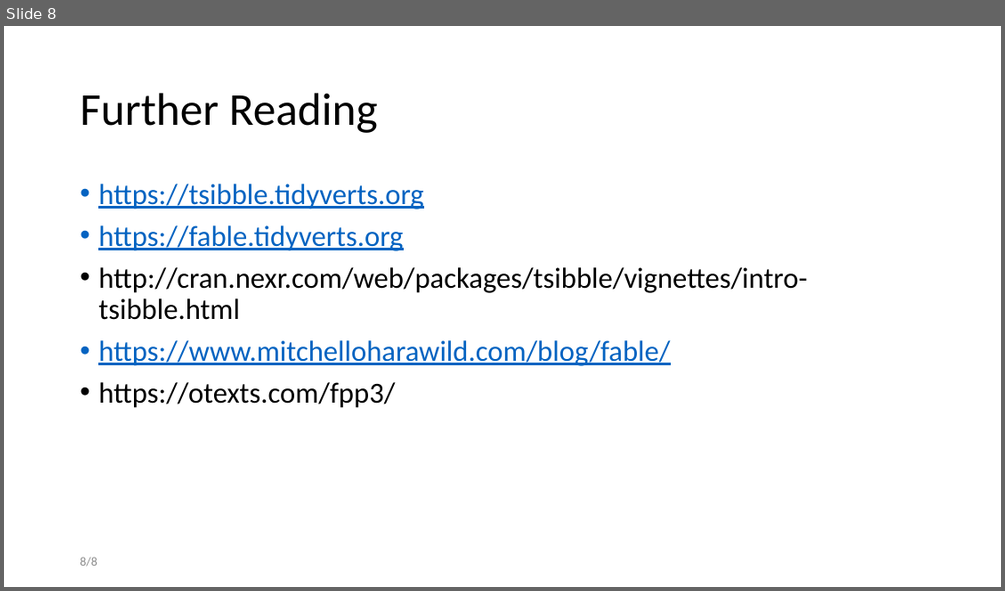
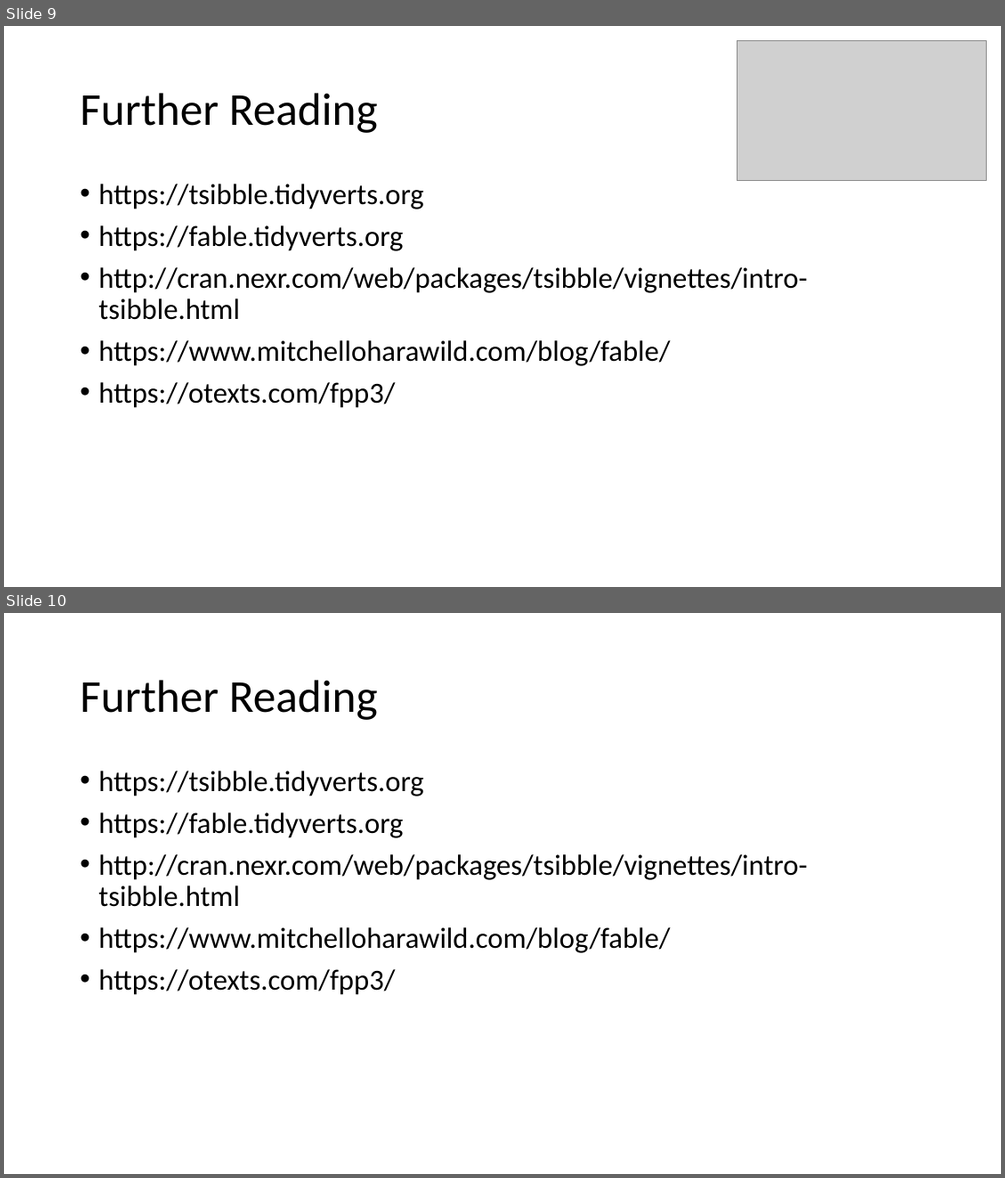
Before and after one commit to intro-to-data-science-22-workshop/-14-temporal-data-with-tsibble-and-fable-Samson-Krafft, a slide deck: tsibble and fable.pptx. Shown one above the other, each under a label of ours: slide 8 before the commit, slides 9 and 10 after it. The pictures are 1005x591 and 1005x1178 pixels, drawn with LibreOffice and Linux fonts; fonts in the diff are those of the drawing; grey boxes stand for pictures; background and template pictures are left out. Boxes give left, top, right and bottom in pixels: in the first picture for what was removed or moved away, otherwise in the second. Text is boxed around its words. In the diff, an @@ line names an element or a change of style, - is before the commit and + after.

```diff
--- a/tsibble and fable.pptx
+++ b/tsibble and fable.pptx
@@ slide 10 added at box(4, 613, 1001, 1174), background #FFFFFF @@
@@ title added at box(80, 680, 378, 720), 44 pt, text #000000 @@
+Further Reading
@@ text added at box(98, 771, 807, 995), 28 pt, text #000000 @@
+• https://tsibble.tidyverts.org
+• https://fable.tidyverts.org
+• http://cran.nexr.com/web/packages/tsibble/vignettes/intro-tsibble.html
+• https://www.mitchelloharawild.com/blog/fable/
+• https://otexts.com/fpp3/
@@ what was slide 8 is now slide 9 @@
@@ slide 9 changed as well @@
@@ picture added at box(736, 41, 986, 182) @@
@@ text at box(98, 184, 670, 366): text colour #0563C1 to #000000, underline off in "https://tsibble.tidyverts.org", "https://fable.tidyverts.org", "https://www.mitchelloharawild.com/blog/fable/" @@
@@ page number removed at box(80, 556, 97, 566) @@
-8/8
```
Also in this commit, not shown: 7 other slides changed, 1 other slide added.
